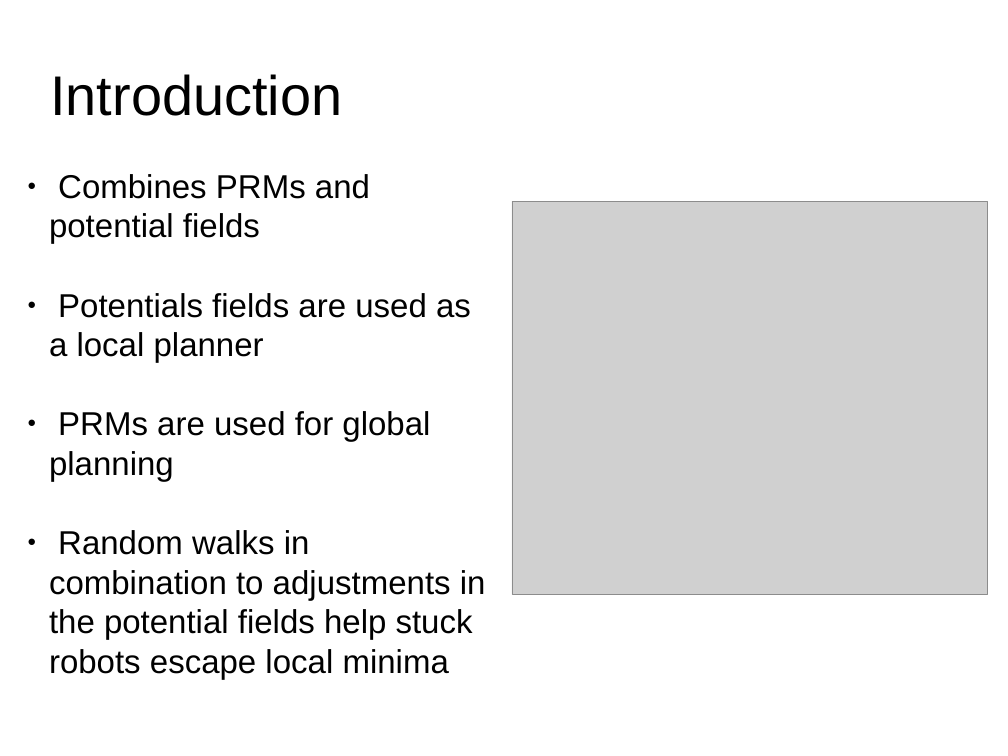
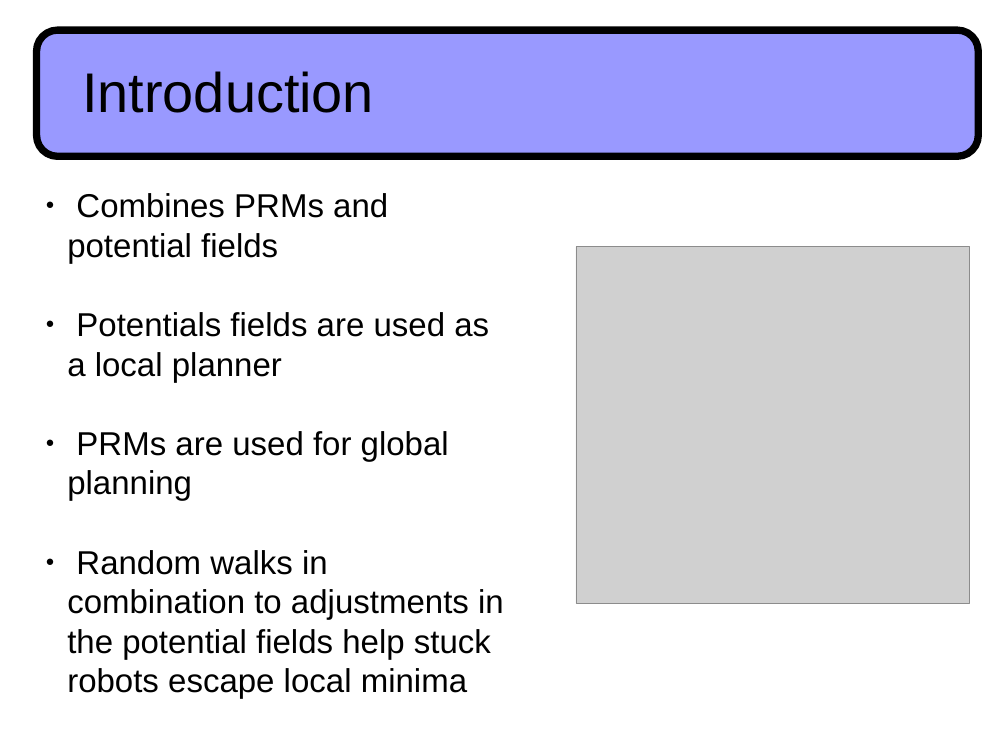
Before and after one commit to a20r/CRoPS, a slide deck: slide 2 of presentation/TalkTAROS2013.odp. Drawn at 1008x756 pixels with LibreOffice and Linux fonts; fonts in the diff are those of the drawing; grey boxes stand for pictures. Boxes give left, top, right and bottom in pixels: in the first picture for what was removed or moved away, otherwise in the second. Text is boxed around its words. In the diff, an @@ line names an element or a change of style, - is before the commit and + after.

```diff
--- a/presentation/TalkTAROS2013.odp
+++ b/presentation/TalkTAROS2013.odp
@@ title "Introduction": place and size @@
-title "Introduction" at (50,74,342,116)
+title "Introduction" at (82,71,374,113)
@@ rounded rectangle added at (37,30,979,156), fill #9999FF, outline #000000 5.75 pt @@
@@ text "Combines PRMs and potential fields": place and size @@
-text "Combines PRMs and potential fields" at (49,174,486,680)
+text "Combines PRMs and potential fields" at (67,193,504,699)
@@ picture: place and size @@
-picture at (512,201,988,595)
+picture at (576,247,970,604)
```
Also in this commit, not shown: 19 other slides changed, 1 slide added, 1 slide removed, 5 other files.
